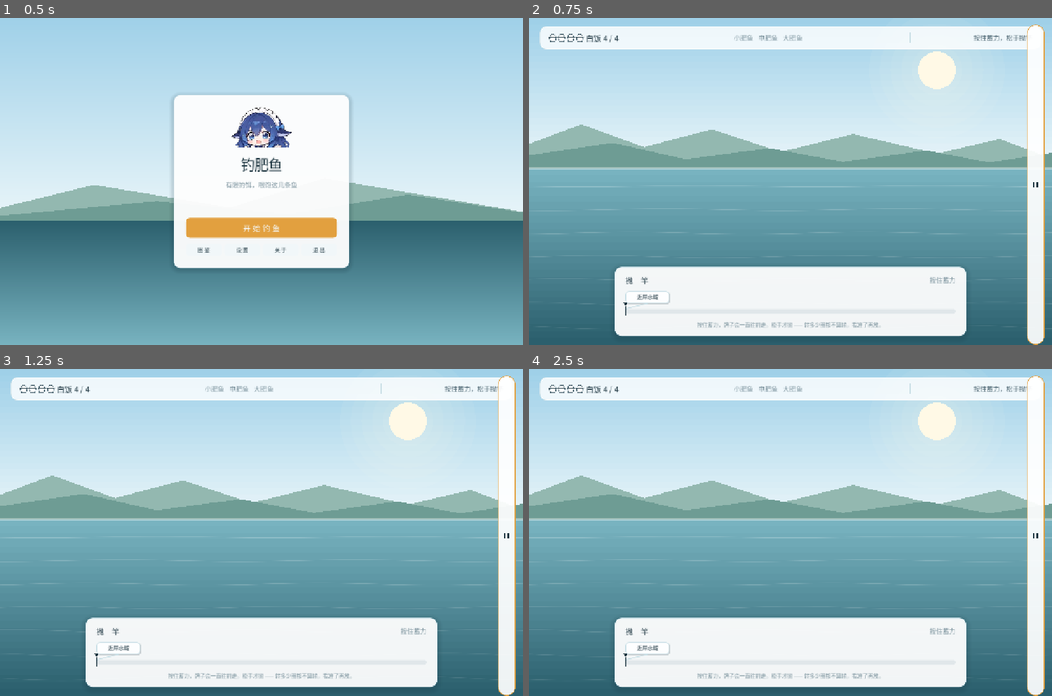
Above: before the commit, frames 1-4 (two rows, left to right).
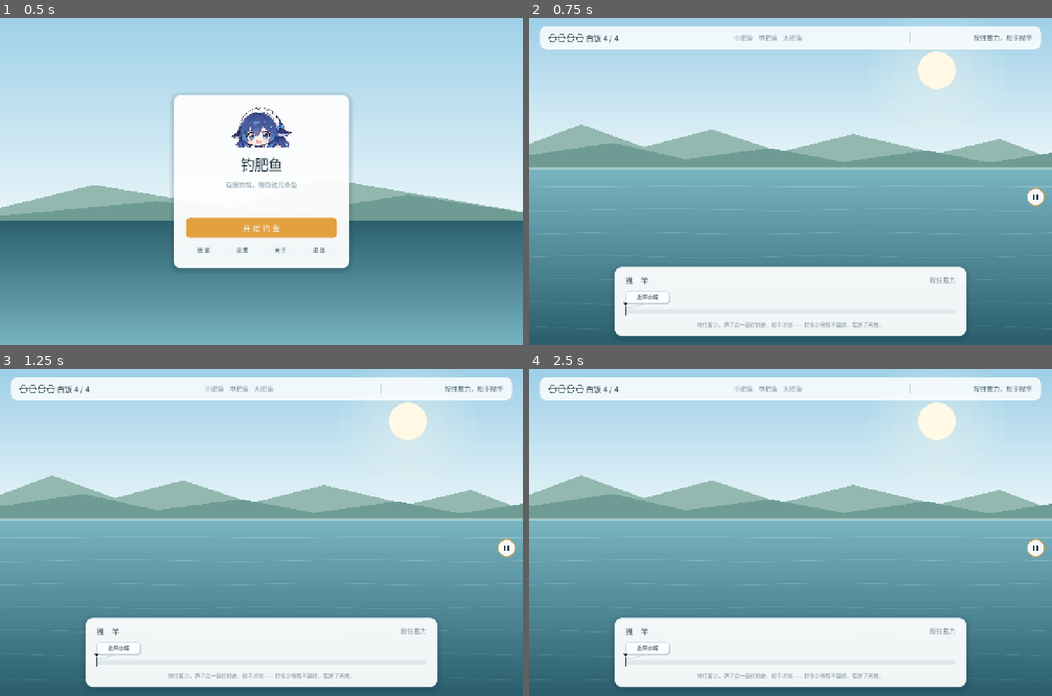
Above: after the commit, the same moments.

Repository: yes-a-hit/Fishing-the-fat-fish
Game: Godot game, scene res://menu.tscn
Same seed, same stepped clock (60 frames per second), same inputs: the game is played once before the commit and once after it.
Inputs (mouse positions are in pixels of both pictures, inside the frame that each line leads up to; where the layout moved, square brackets give the same spot in the first picture):
- Up to frame 1 (0.5 s): no input
- Up to frame 2 (0.75 s): click "开 始 钓 鱼" at 0.5 s
- Up to frame 3 (1.25 s): no input
- Up to frame 4 (2.5 s): click (1036, 548) [1036, 535] at 1.25 s; click "继 续" at 2 s

Frame 1 is identical in both runs. In frame 2, 3.0% of the frame differs, in the area x 95-99%, y 2-100%; in frame 3, 3.0%; in frame 4, 3.0%.

Commit message:
v1.3.6：修暂停按钮被拉成竖条、README 包体一节按实际体积重写

Diff:
--- a/scripts/ui/game_root.gd
+++ b/scripts/ui/game_root.gd
@@ -199,21 +199,22 @@
 ## 靠实白底 + 描边保证醒目度，靠图标保证不占地。图标用 ASCII 的 || 画，
 ## 不走字体子集（子集里没有 ⏸ 这类符号会变成方块）。
 func _build_pause_button() -> void:
-	var layer := MarginContainer.new()
-	layer.set_anchors_and_offsets_preset(Control.PRESET_FULL_RECT)
-	layer.add_theme_constant_override("margin_right", 18)
-	layer.add_theme_constant_override("margin_top", 16)
-	layer.mouse_filter = Control.MOUSE_FILTER_IGNORE
-	add_child(layer)
-
+	# 不套 MarginContainer：它会把里面唯一的孩子纵向拉满整屏，
+	# 按钮因此变成一根贴右边缘、从上贯到下的白条。
+	# 直接用 HBox + 右上角偏移 + 顶端对齐，按钮永远只有 44×44。
 	var row := HBoxContainer.new()
+	row.set_anchors_and_offsets_preset(Control.PRESET_FULL_RECT)
 	row.alignment = BoxContainer.ALIGNMENT_END
+	row.offset_top = 16
+	row.offset_bottom = 60
+	row.offset_right = -18
 	row.mouse_filter = Control.MOUSE_FILTER_IGNORE
-	layer.add_child(row)
+	add_child(row)
 
 	var btn := Button.new()
 	btn.tooltip_text = "暂停（Esc）"
 	btn.custom_minimum_size = Vector2(44, 44)
+	btn.size_flags_vertical = Control.SIZE_SHRINK_CENTER
 	btn.focus_mode = Control.FOCUS_NONE
 	_paint_pause_button(btn)
 
Not shown, changed: README.md
Not shown, removed: docs/download/钓肥鱼-v1.3.5-windows-x64.zip
Not shown, removed: docs/download/钓肥鱼-v1.3.5.apk
Not shown, added: docs/download/钓肥鱼-v1.3.6-windows-x64.zip
Not shown, added: docs/download/钓肥鱼-v1.3.6.apk
Not shown, changed: docs/index.html
Not shown, changed: docs/index.pck
